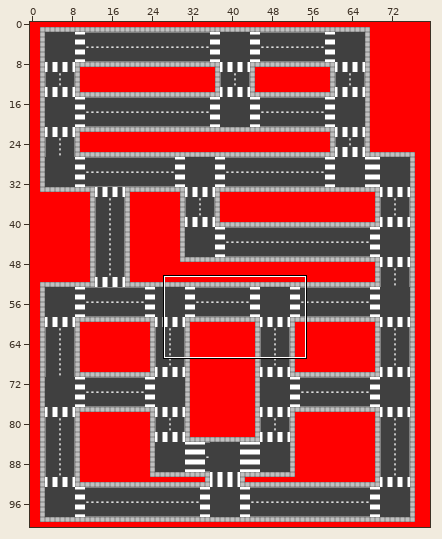
Two states of a Tiled map, taxi-test/android/assets/maps/prototype.tmx. The picture above shows the old version from afar; the outline marks the close-up.
Close-up. First the earlier version:
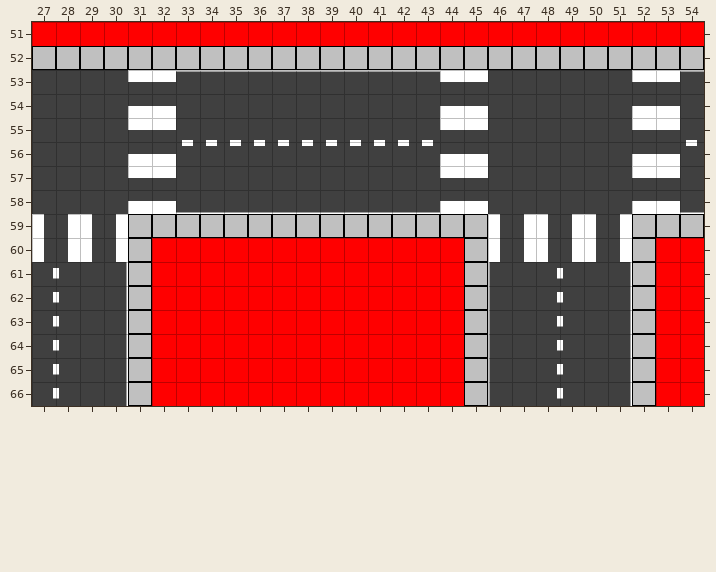
Cells are 32x32 px. Shown: x 27..54, y 51..66. The commit also changed other parts of the map, which this record leaves out.
After the commit:
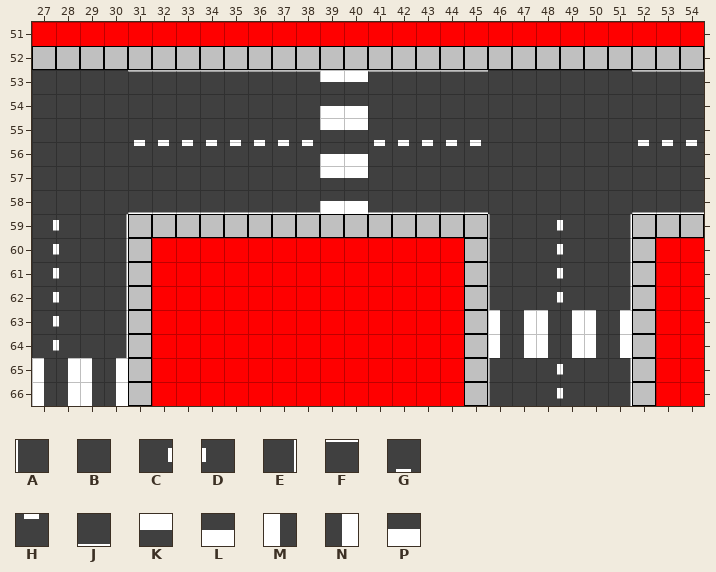
Key: from "Road-Aidan": A 2, B 3, C 4, D 5, E 7, F 32, G 96, H 128, J 192, K 201, L 233, M 290, N 291, P 361.
_ is an empty cell.
Tiles of an added or newly shown layer are drawn over the layers below it.
Difference:
Layer "Road":
Tile M becomes tile A in rows 59 to 60 at x 46.
Tile K becomes tile B in row 57 at x 31 to 32, 44 to 45 and 52 to 53.
Tile L becomes tile B in row 54 at x 31 to 32, 44 to 45 and 52 to 53.
Tile M becomes tile B in rows 59 to 60 at x 29 and 50.
Tile N becomes tile B in rows 59 to 60 at x 47.
Tile M becomes tile C in rows 59 to 60 at x 27 and 48.
Tile N becomes tile D in rows 59 to 60 at x 28 and 49.
Tile N becomes tile E in rows 59 to 60 at x 30 and 51.
Tile K becomes tile F in row 53 at x 31 to 32, 44 to 45 and 52 to 53.
Tile K becomes tile G in row 55 at x 31 to 32, 44 to 45 and 52 to 53.
Tile L becomes tile H in row 56 at x 31 to 32, 44 to 45 and 52 to 53.
Tile P becomes tile J in row 58 at x 31 to 32, 44 to 45 and 52 to 53.
Layer "Crosswalk" (added):
The author put tile K in row 53 at x 39 to 40; in row 55 at x 39 to 40; in row 57 at x 39 to 40.
The author put tile L in row 54 at x 39 to 40; in row 56 at x 39 to 40.
The author put tile M in rows 63 to 64 at x 46, 48 and 50; in rows 65 to 66 at x 27 and 29.
The author put tile N in rows 63 to 64 at x 47, 49 and 51; in rows 65 to 66 at x 28 and 30.
The author put tile P in row 58 at x 39 to 40.
Boxes around the changes in both close-ups, in picture pixels (x1, y1, x2, y2):
changed: (32, 71, 176, 262)
added: (320, 71, 368, 213)
changed: (440, 71, 680, 262)
added: (489, 310, 631, 358)
added: (32, 358, 127, 406)
